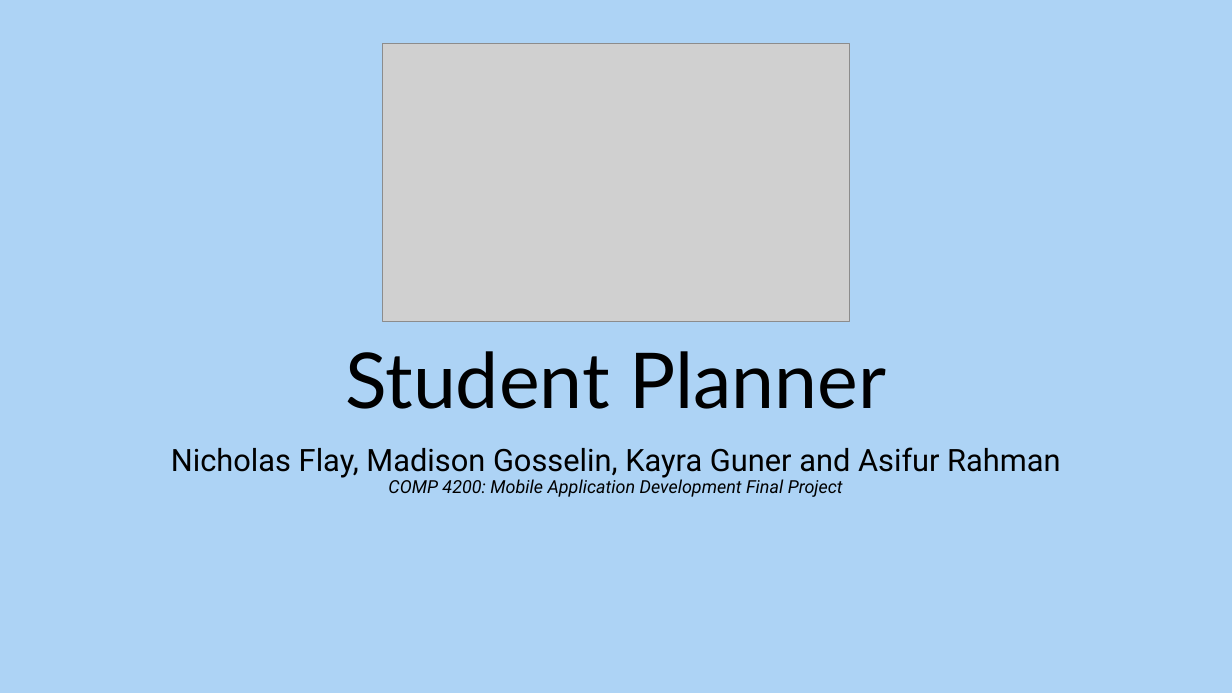
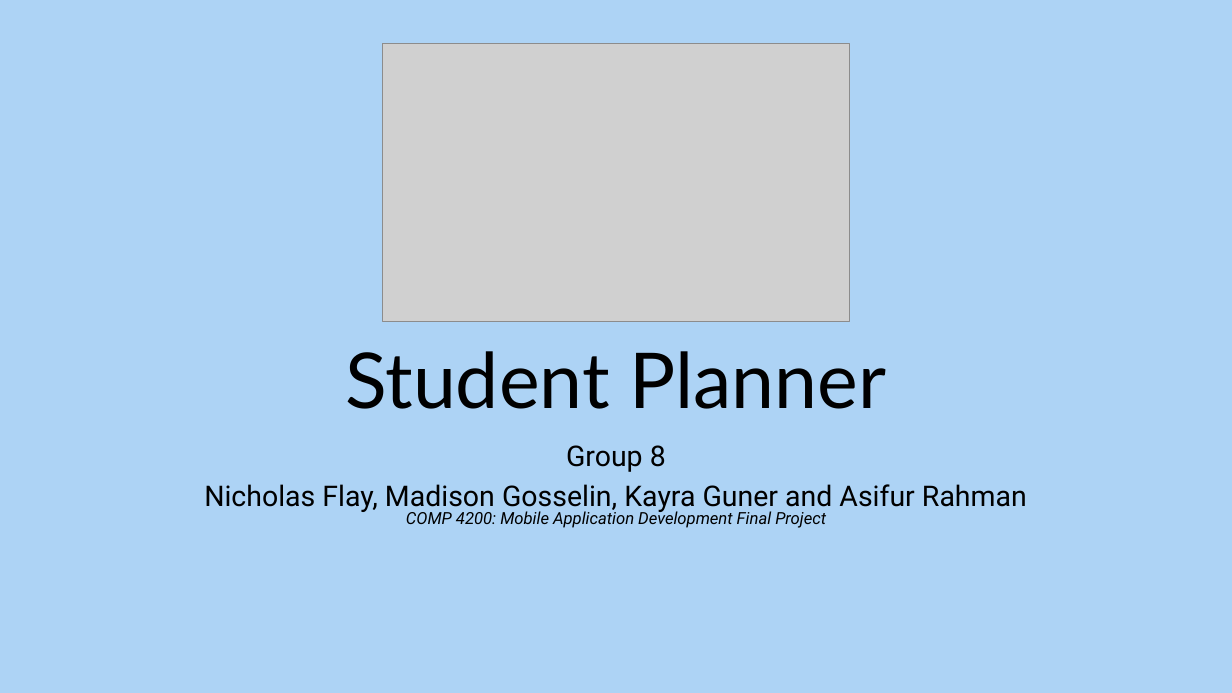
Before and after one commit to MadisonGosselin/COMP4200_StudentPlanner, a slide deck: slide 1 of COMP4200_FinalPresentation.pptx. Drawn at 1232x693 pixels with LibreOffice and Linux fonts; fonts in the diff are those of the drawing; grey boxes stand for pictures. Boxes give left, top, right and bottom in pixels: in the first picture for what was removed or moved away, otherwise in the second. Text is boxed around its words. In the diff, an @@ line names an element or a change of style, - is before the commit and + after.

Commit message:
Add files via upload
Slide text and images added as per requirements.

```diff
--- a/COMP4200_FinalPresentation.pptx
+++ b/COMP4200_FinalPresentation.pptx
@@ subtitle at [566,445,666,472]: paragraph added @@
+Group 8
@@ subtitle at [204,484,1027,528]: size 24 to 22.2 pt in "Nicholas Flay, Madison Gosselin, Kayra Guner and ..."; size 14 to 12.9 pt in "COMP 4200: Mobile Application Development Final Project"; line spacing 0.9 to 0.8 @@
```
Also in this commit, not shown: 9 slides added, 5 slides removed.
